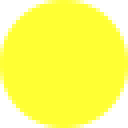
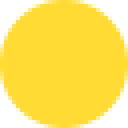
Two versions of the same layered image (128px x 128px). Layer-by-layer changes:
painted on "Ellipse 1" over [0, 0, 128, 128]
